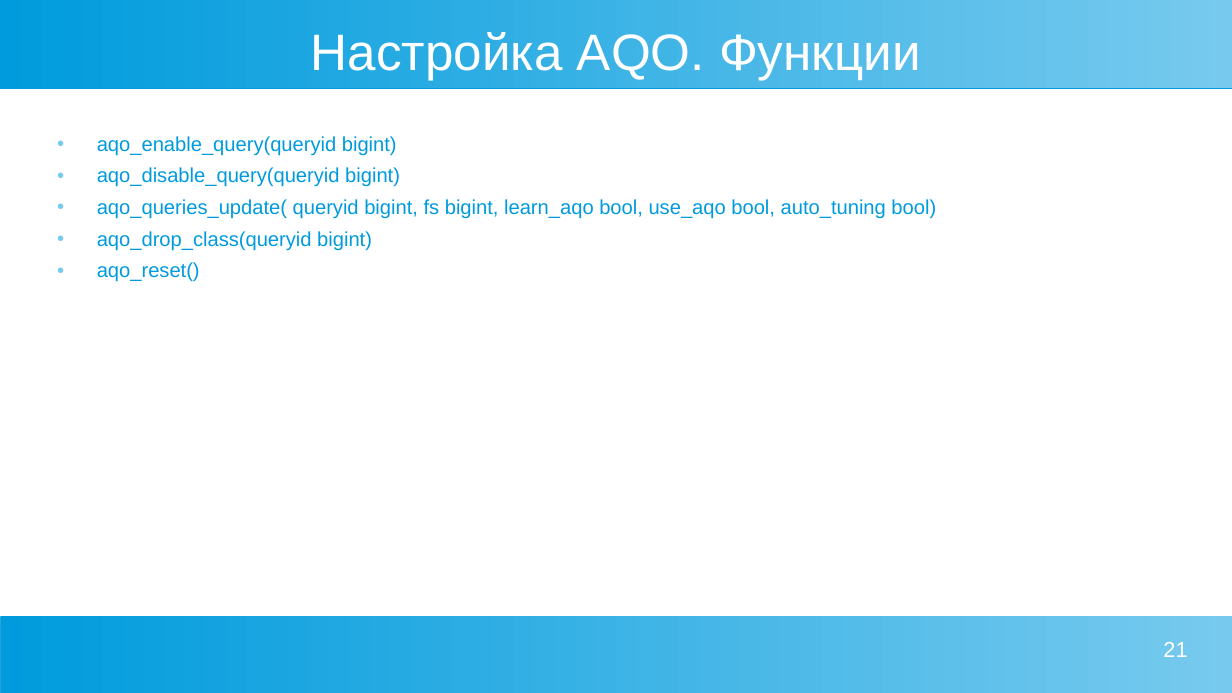
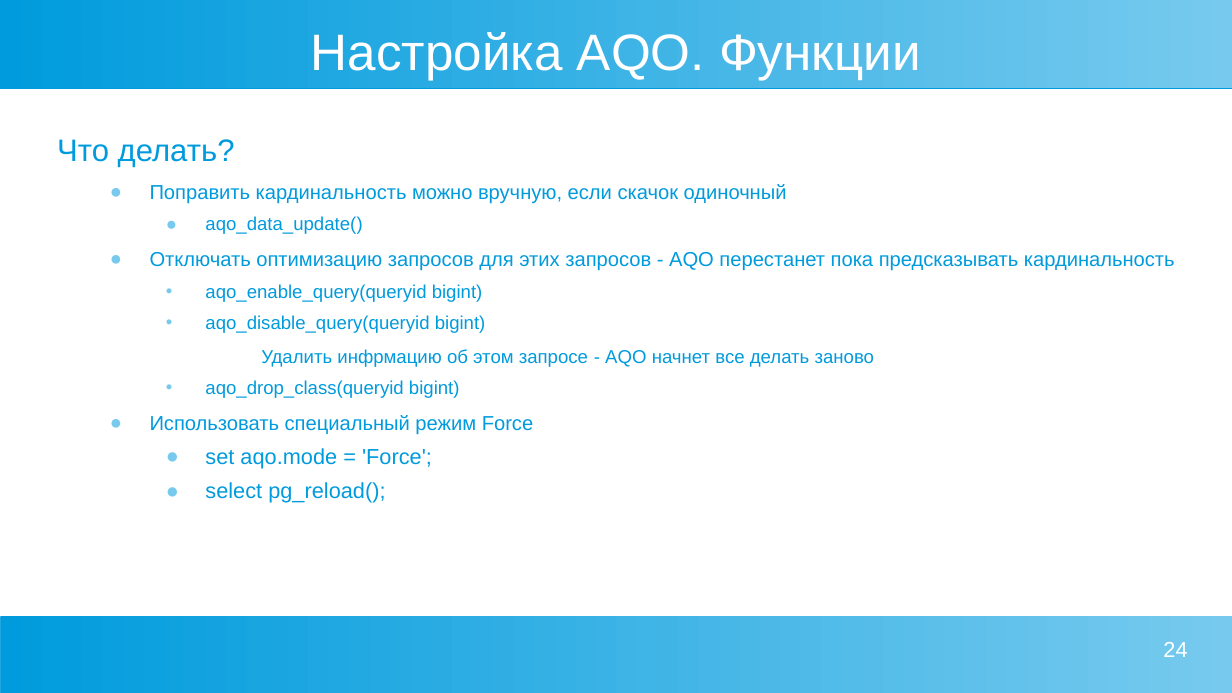
Before and after one commit to Alena0704/conf, a slide deck: slide 24 of aqo_presentation.ppt (slide 21 before the commit). Drawn at 1232x693 pixels with LibreOffice and Linux fonts; fonts in the diff are those of the drawing. Boxes give left, top, right and bottom in pixels: in the first picture for what was removed or moved away, otherwise in the second. Text is boxed around its words. In the diff, an @@ line names an element or a change of style, - is before the commit and + after.

```diff
--- a/aqo_presentation.ppt
+++ b/aqo_presentation.ppt
@@ text at [57,139,1175,271]: paragraphs added @@
+Что делать?
+  ● Поправить кардинальность можно вручную, если скачок одиночный
+    ● aqo_data_update()
+  ● Отключать оптимизацию запросов для этих запросов - AQO перестанет пока предсказывать кардинальность
@@ text at [205,284,486,398]: size 13 to 12 pt in "aqo_enable_query(queryid bigint)", "aqo_disable_query(queryid bigint)", "aqo_drop_class(queryid bigint)"; list level 1 to 3 in "aqo_enable_query(queryid bigint)"; list level 1 to 3 in "aqo_disable_query(queryid bigint)"; list level 1 to 3 in "aqo_drop_class(queryid bigint)" @@
@@ text at [261,349,874,367]: text changed; size 13 to 12 pt @@
-• aqo_queries_update( queryid bigint, fs bigint, learn_aqo bool, use_aqo bool, auto_tuning bool)
+  Удалить инфрмацию об этом запросе - AQO начнет все делать заново
@@ text at [150,415,533,503]: text changed; size 13 to 14 pt @@
-• aqo_reset()
+  ● Использовать специальный режим Force
+    ● set aqo.mode = 'Force';
+    ● select pg_reload();
@@ page number at [1163,642,1187,657]: text changed @@
-21
+24
```
Also in this commit, not shown: 11 other slides changed, 7 slides added, 7 slides removed.
